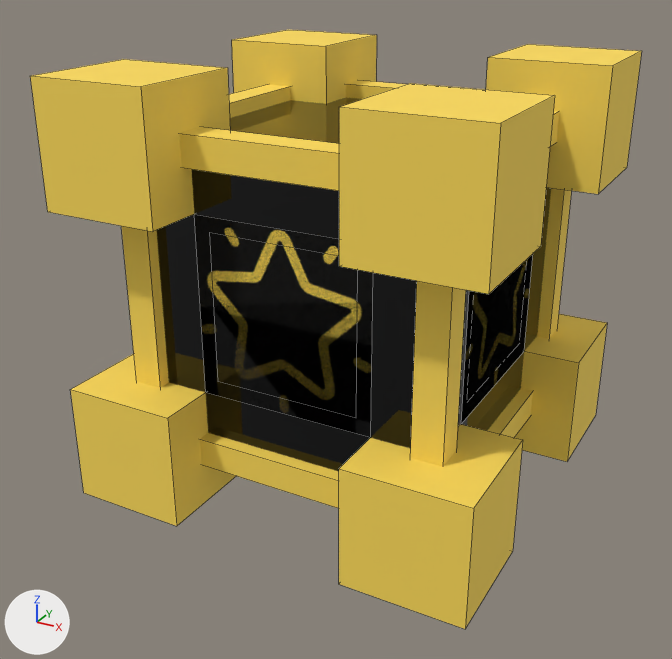
One commit to the OBJ model public/models/BonusScore.obj: the scene before it, then after it.
Before and after are seen from a 50 mm lens placed at (2.74, -5.32, 2.21), pointed at (-0.07, -0.21, -0.35). The axes (+X, +Y, +Z) are drawn at lower left. The lights are the same throughout. Mesh edges are drawn as thin lines. Where no turn or scale is listed for an object, it has been applied to the vertices.

Names of what the first picture shows: 'BonusScore_Face4_Plane.001'.
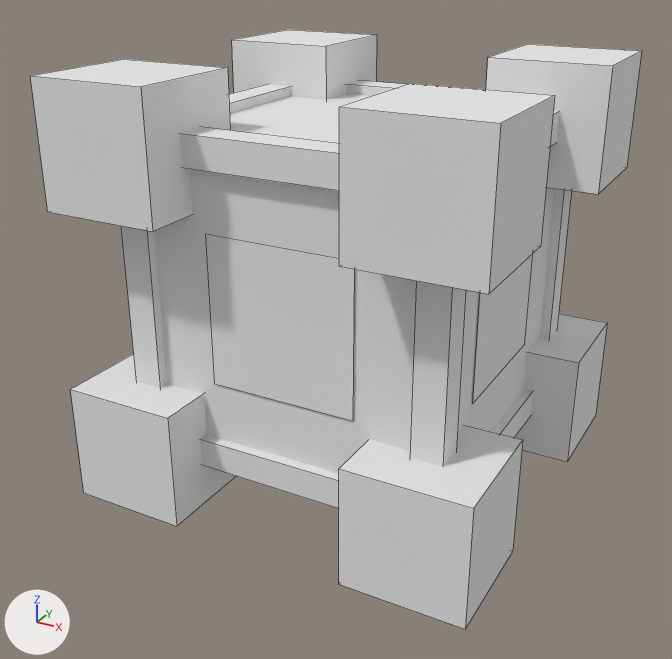
Changed parts and their boxes [x1, y1, x2, y2] in the pictures (672 x 659 px):
part 1 of me_bonusscore_face4_plane_001, added
    after: [154, 93, 554, 473]
part 2 of me_bonusscore_face4_plane_001, added
    after: [473, 254, 533, 403]
part 3 of me_bonusscore_face4_plane_001, added
    after: [206, 234, 355, 421]
part 4 of me_bonusscore_face4_plane_001, recoloured (black)
    before: [194, 214, 533, 437]
part 5 of me_bonusscore_face4_plane_001, recoloured
    before: [458, 187, 551, 431]
part 6 of me_bonusscore_face4_plane_001, recoloured (black)
    before: [157, 169, 417, 471]
part 7 of me_bonusscore_face4_plane_001, recoloured (yellow)
    before: [230, 97, 361, 144]
part 8 of me_bonusscore_face4_plane_001, recoloured (yellow to white)
    both: [30, 30, 642, 629]

The change, as a diff of the scene's bpy script:
```diff
--- a/public/models/BonusScore.obj.py
+++ b/public/models/BonusScore.obj.py
@@ mat_null @@
+mat_null = principled_material('(null)')
+mat_null.base_color = (0.8, 0.8, 0.8)  # white #e7e7e7
+mat_null.roughness = 1.0
@@ mat_material_008 @@
+mat_material_008 = principled_material('Material.008')
+mat_material_008.base_color = (0.8, 0.8, 0.8)  # white #e7e7e7
+mat_material_008.roughness = 1.0
@@ me_bonusscore_face4_plane_001 @@
-me_bonusscore_face4_plane_001.from_pydata(...)  # 224 vertices, 144 faces; spans x -1.4..1.4, y -1.4..1.4, z -1.4..1.4
-me_bonusscore_face4_plane_001.materials.append(mat_material_005)  # black #000000
-me_bonusscore_face4_plane_001.materials.append(mat_material_001)  # black #000000
-me_bonusscore_face4_plane_001.materials.append(mat_material_002)  # black #000000
+me_bonusscore_face4_plane_001.from_pydata(...)  # 248 vertices, 154 faces; spans x -1.4..1.4, y -1.4..1.4, z -1.4..1.4
+# me_bonusscore_face4_plane_001 part 1: a new loose piece, a box spanning x -1.03..1.03, y -1.03..1.03, z -1.03..1.03, in mat_material (white #e7e7e7)
+# me_bonusscore_face4_plane_001 part 2: the loose piece of 4 vertices spanning x 1.0, y -0.5..0.5, z -0.5..0.5 is copied, and the copy is moved by (0.04, 0.0, 0.0), in mat_material_003 (white #e7e7e7); it spans x 1.04, y -0.5..0.5, z -0.5..0.5
+# me_bonusscore_face4_plane_001 part 3: the loose piece of 4 vertices spanning x -0.5..0.5, y -1.0, z -0.5..0.5 is copied, and the copy is moved by (0.0, -0.04, 0.0), in mat_material_003 (white #e7e7e7); it spans x -0.5..0.5, y -1.04, z -0.5..0.5
+# me_bonusscore_face4_plane_001 part 4: 5 faces spanning x -1.01..1.01, y -1.01..1.01, z -0.6..0.6 switch from mat_clock_007 to mat_null (white #e7e7e7)
+# me_bonusscore_face4_plane_001 part 5: 1 face spanning x 1.01, y -1.0..1.0, z -1.0..1.0 switches from mat_material_005 (black #000000) to mat_null (white #e7e7e7)
+# me_bonusscore_face4_plane_001 part 6: 1 face spanning x -1.0..1.0, y -1.01, z -1.0..1.0 switches from mat_material_002 (black #000000) to mat_null (white #e7e7e7)
+# me_bonusscore_face4_plane_001 part 7: 6 faces spanning x -1.0..1.0, y -1.0..1.0, z -1.0..1.0 switch from mat_material_004 (black #000000) to mat_null (white #e7e7e7)
+# me_bonusscore_face4_plane_001 part 8: 126 faces spanning x -1.4..1.4, y -1.4..1.4, z -1.4..1.4 switch from mat_material_007 (yellow #ffdc58) to mat_material_008 (white #e7e7e7)
 me_bonusscore_face4_plane_001.materials.append(mat_material_003)
-me_bonusscore_face4_plane_001.materials.append(mat_clock_008)
-me_bonusscore_face4_plane_001.materials.append(mat_clock_009)
-me_bonusscore_face4_plane_001.materials.append(mat_clock_010)
+me_bonusscore_face4_plane_001.materials.append(mat_material)  # white #e7e7e7
```
